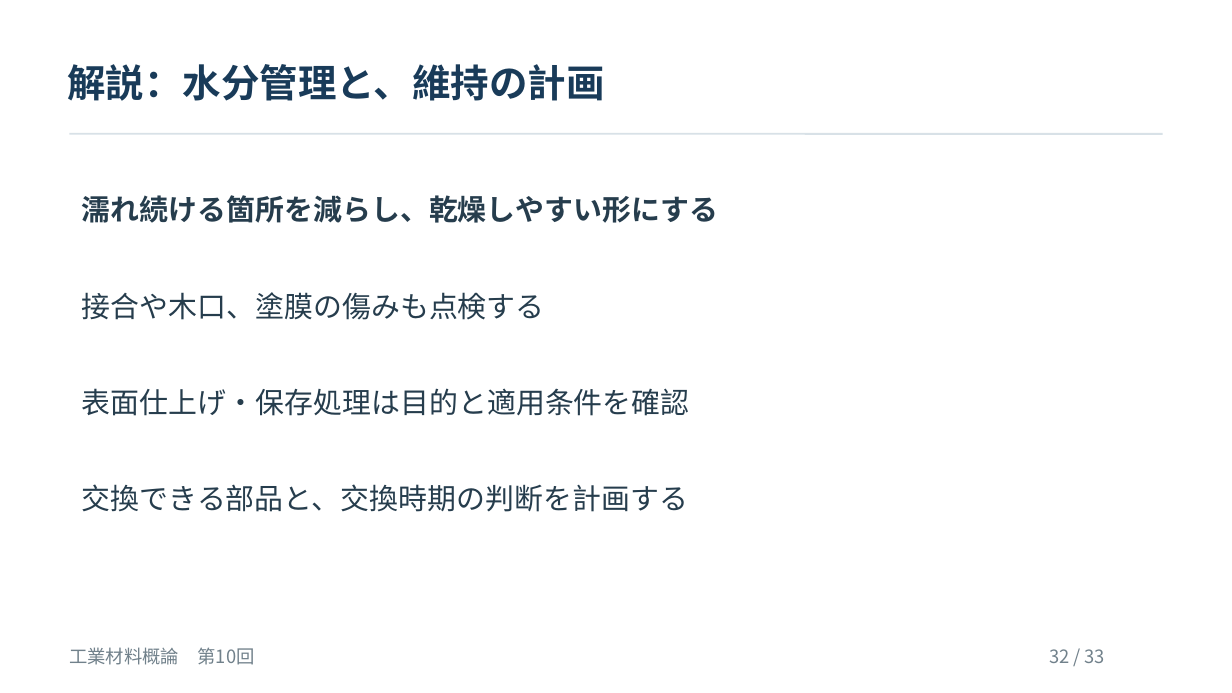
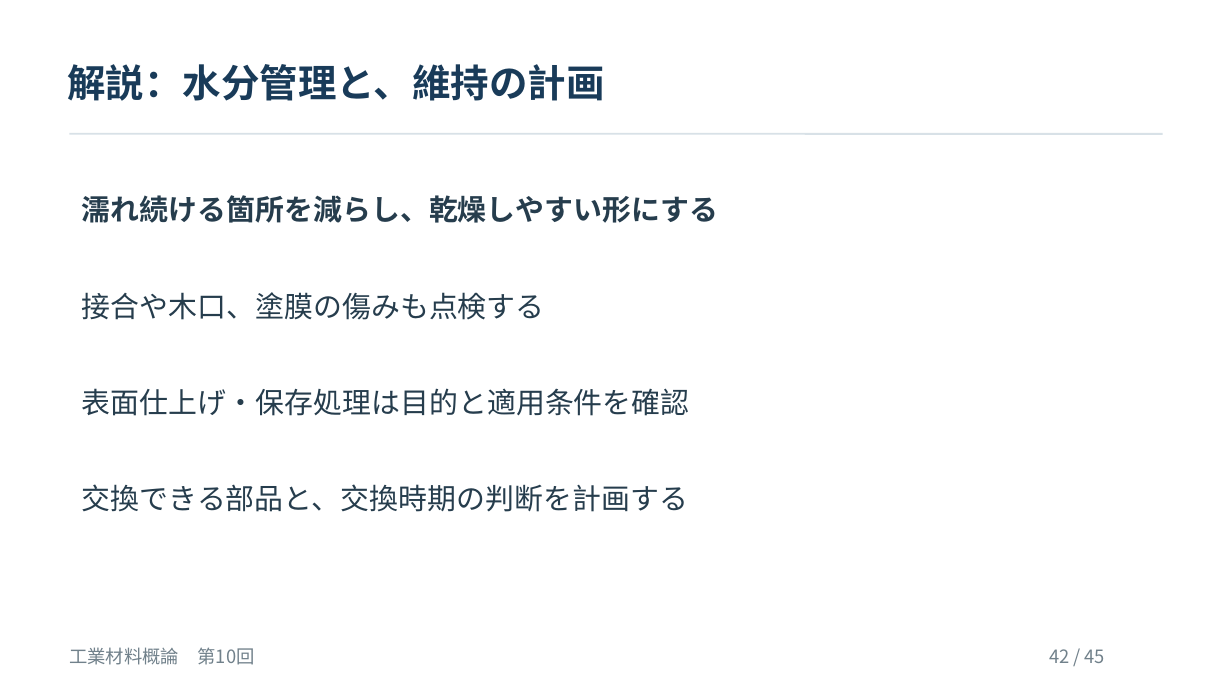
Before and after one commit to zooc-14calbp/industrial-materials-course, a slide deck: slide 42 of 学生用/第10回/10_授業スライド.pptx (slide 32 before the commit). Drawn at 1232x693 pixels with LibreOffice and Linux fonts; fonts in the diff are those of the drawing. Boxes give left, top, right and bottom in pixels: in the first picture for what was removed or moved away, otherwise in the second. Text is boxed around its words. In the diff, an @@ line names an element or a change of style, - is before the commit and + after.

```diff
--- a/学生用/第10回/10_授業スライド.pptx
+++ b/学生用/第10回/10_授業スライド.pptx
@@ text at <box>1049,649,1105,663</box>: text changed @@
-32 / 33
+42 / 45
```
Also in this commit, not shown: 32 other slides changed, 12 slides added, 3 other files.
